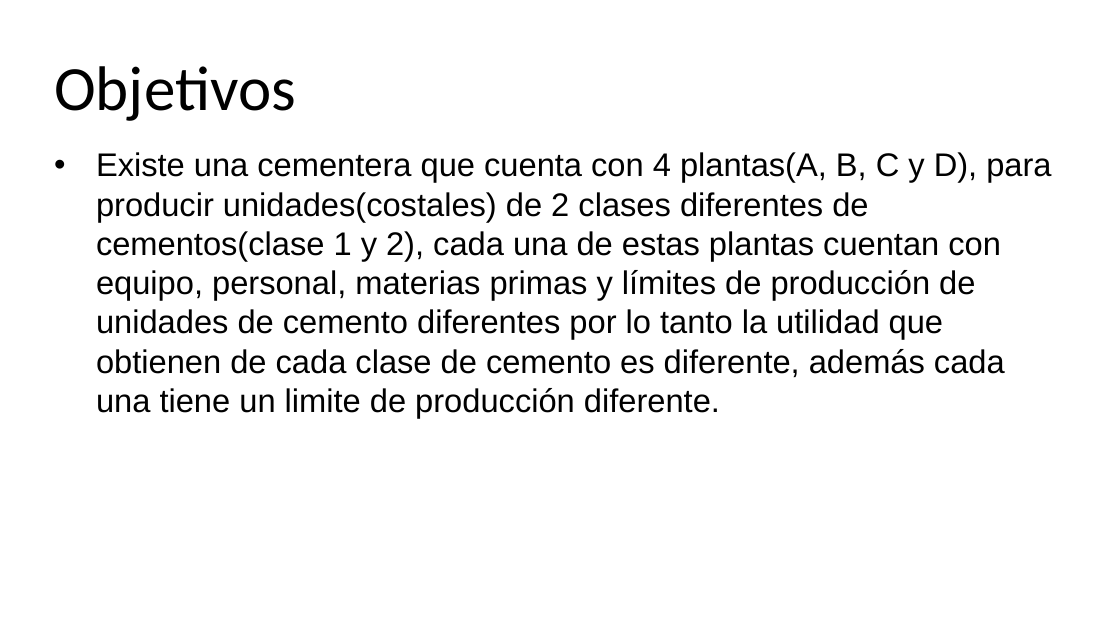
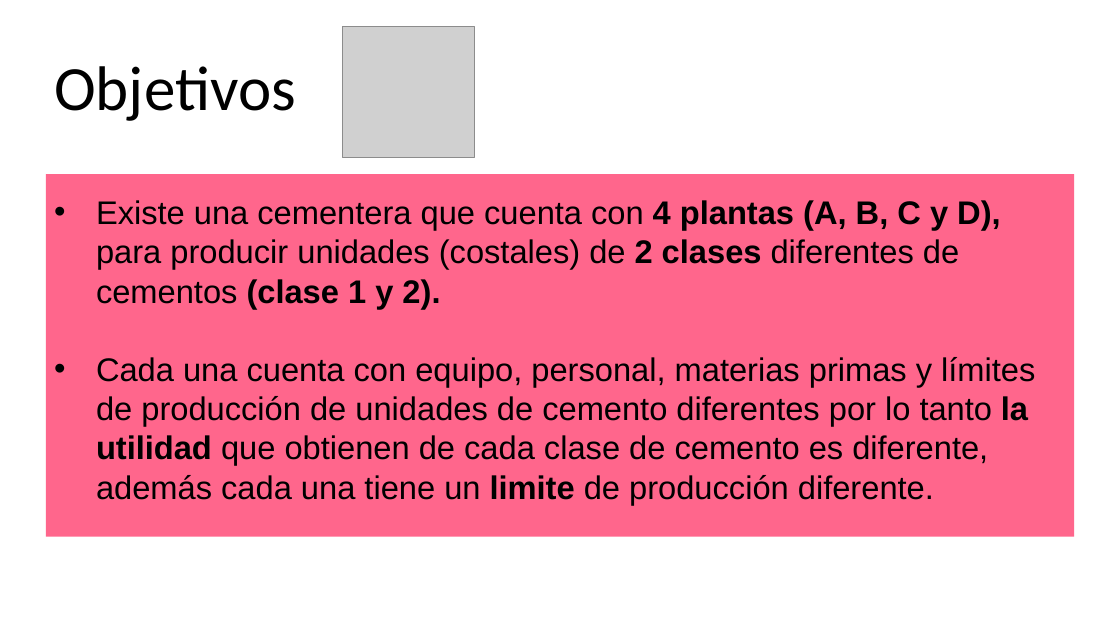
Before and after one commit to lizarragad/proyecto_modulo1, a slide deck: slide 3 of Presentación del proyecto.pptx. Drawn at 1120x630 pixels with LibreOffice and Linux fonts; fonts in the diff are those of the drawing; grey boxes stand for pictures. Boxes give left, top, right and bottom in pixels: in the first picture for what was removed or moved away, otherwise in the second. Text is boxed around its words. In the diff, an @@ line names an element or a change of style, - is before the commit and + after.

```diff
--- a/Presentación del proyecto.pptx
+++ b/Presentación del proyecto.pptx
@@ picture added at <box>343,26,474,157</box> @@
@@ rectangle added at <box>46,174,1075,537</box>, fill #FF668C @@
@@ text at <box>96,200,1035,505</box>: text changed @@
-• Existe una cementera que cuenta con 4 plantas(A, B, C y D), para producir unidades(costales) de 2 clases diferentes de cementos(clase 1 y 2), cada una de estas plantas cuentan con equipo, personal, materias primas y límites de producción de unidades de cemento diferentes por lo tanto la utilidad que obtienen de cada clase de cemento es diferente, además cada una tiene un limite de producción diferente.
+• Existe una cementera que cuenta con 4 plantas (A, B, C y D), para producir unidades (costales) de 2 clases diferentes de cementos (clase 1 y 2).
+• Cada una cuenta con equipo, personal, materias primas y límites de producción de unidades de cemento diferentes por lo tanto la utilidad que obtienen de cada clase de cemento es diferente, además cada una tiene un limite de producción diferente.
```
Also in this commit, not shown: 8 other slides changed, 1 other file.
